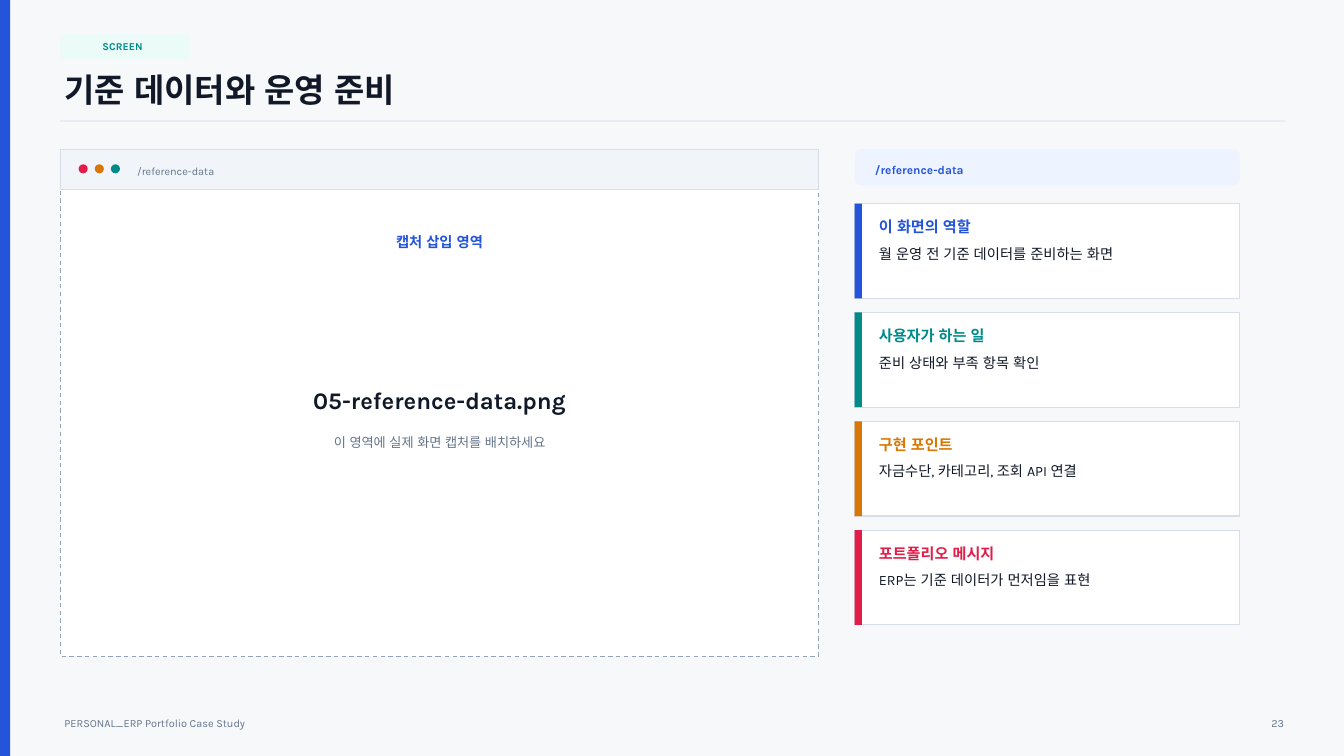
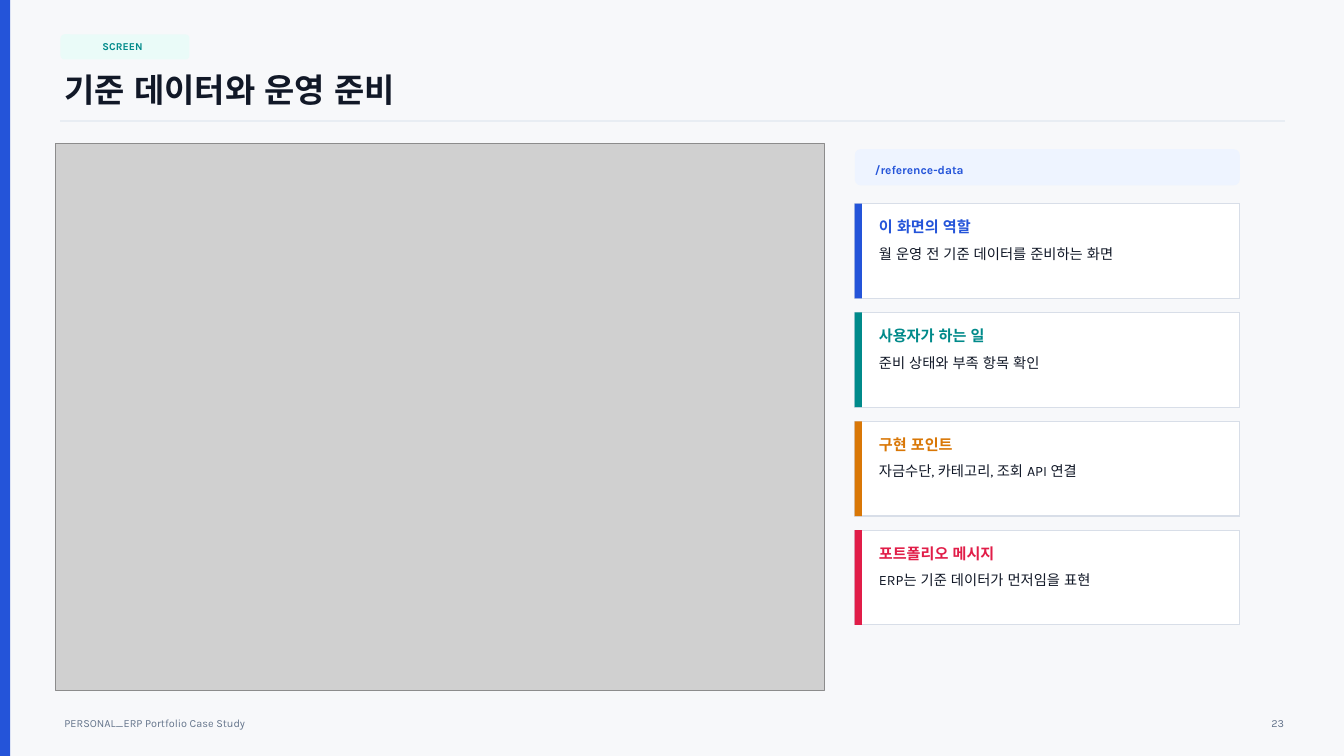
Before and after one commit to cheon0965/PERSONAL_ERP, a slide deck: slide 23 of docs/portfolio-ppt/PERSONAL_ERP_Portfolio_Case_Study.pptx. Drawn at 1344x756 pixels with LibreOffice and Linux fonts; fonts in the diff are those of the drawing; grey boxes stand for pictures. Boxes give left, top, right and bottom in pixels: in the first picture for what was removed or moved away, otherwise in the second. Text is boxed around its words. In the diff, an @@ line names an element or a change of style, - is before the commit and + after.

Commit message:
docs: update portfolio ppt screenshots

```diff
--- a/docs/portfolio-ppt/PERSONAL_ERP_Portfolio_Case_Study.pptx
+++ b/docs/portfolio-ppt/PERSONAL_ERP_Portfolio_Case_Study.pptx
@@ picture added at [55,143,825,691] @@
@@ rectangle removed at [60,149,819,656] @@
@@ rectangle removed at [60,149,819,190] @@
@@ ellipse removed at [79,164,88,173] @@
@@ ellipse removed at [95,164,104,173] @@
@@ ellipse removed at [111,164,120,173] @@
@@ text removed at [137,167,214,176] @@
-/reference-data
@@ text removed at [396,235,483,249] @@
-캡처 삽입 영역
@@ text removed at [313,392,566,415] @@
-05-reference-data.png
@@ text removed at [334,436,545,448] @@
-이 영역에 실제 화면 캡처를 배치하세요
```
Also in this commit, not shown: 11 other slides changed.
